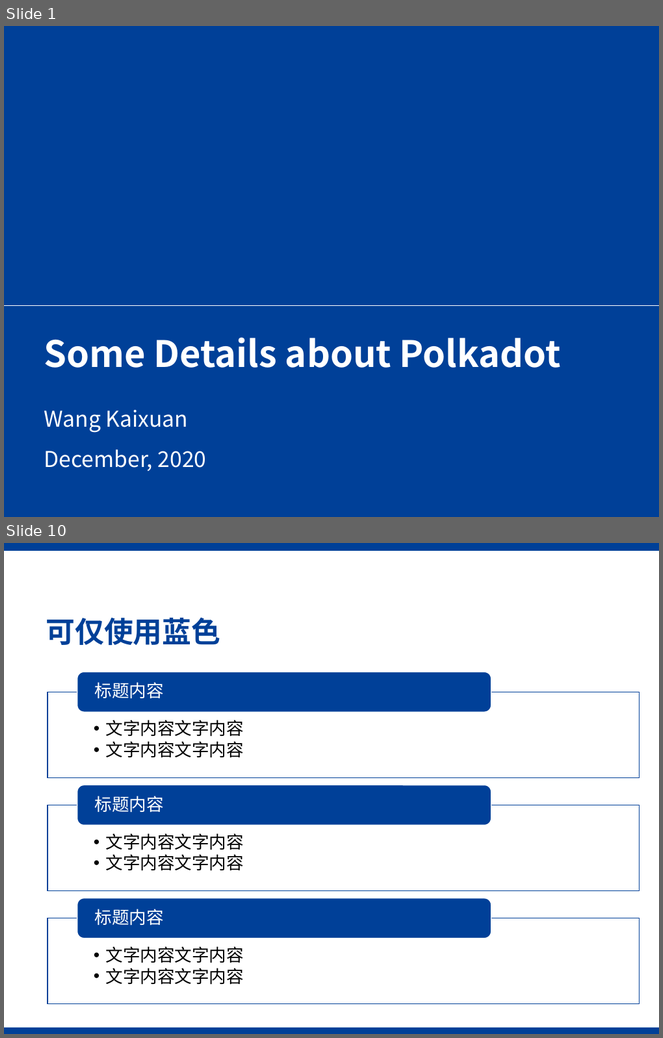
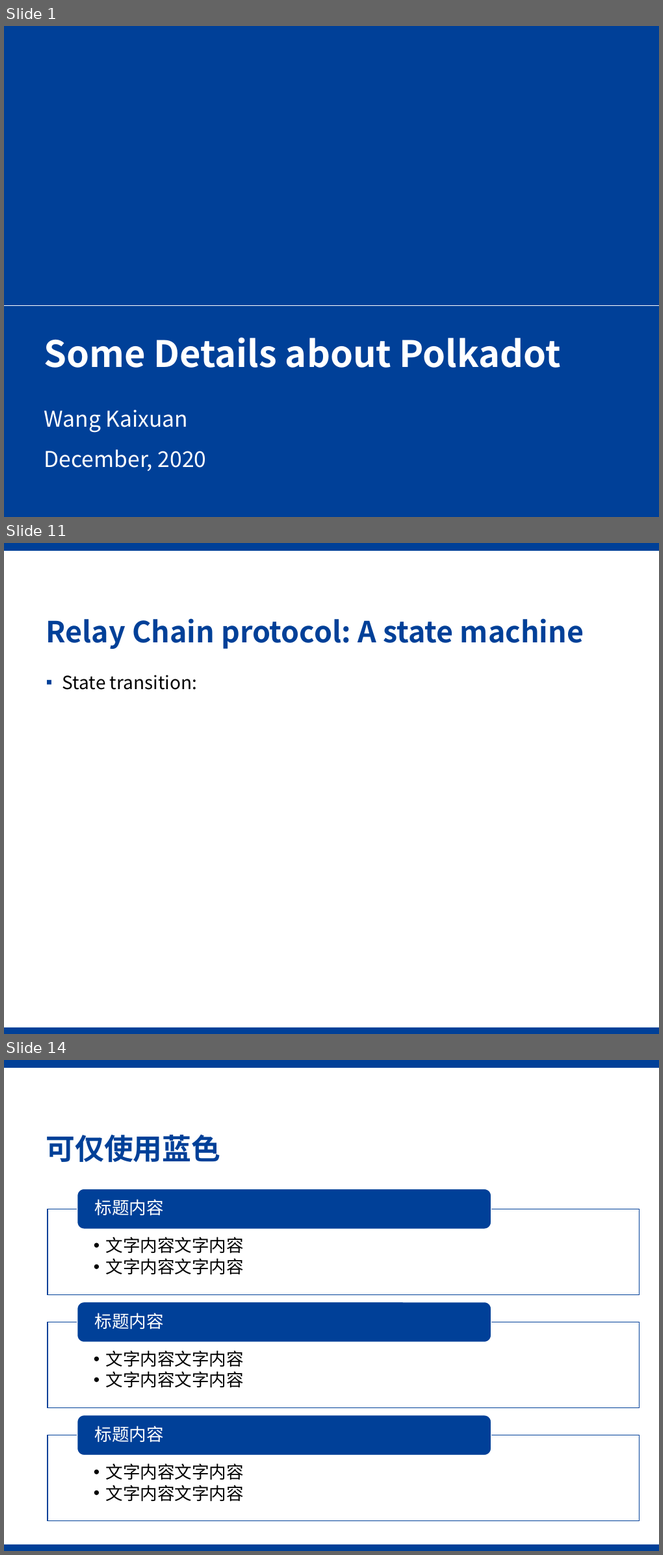
Before and after one commit to Voidkai/Polkadot, a slide deck: Polkadot-PPT.pptx. Shown one above the other, each under a label of ours: slides 1 and 10 before the commit, slides 1, 11 and 14 after it; the slides between them are not shown. The pictures are 663x1038 and 663x1555 pixels, drawn with LibreOffice and Linux fonts; fonts in the diff are those of the drawing; background and template pictures are left out. Boxes give left, top, right and bottom in pixels: in the first picture for what was removed or moved away, otherwise in the second. Text is boxed around its words. In the diff, an @@ line names an element or a change of style, - is before the commit and + after.

```diff
--- a/Polkadot-PPT.pptx
+++ b/Polkadot-PPT.pptx
@@ slide 11 added at [4,543,659,1034], background #FFFFFF; not listed: 2 template elements that a slide beside it also shows @@
@@ title added at [46,618,584,649], 32 pt, text #004098, bold @@
+Relay Chain protocol: A state machine
@@ text added at [62,675,198,690], 20 pt, text #000000 @@
+▪ State transition:
@@ what was slide 10 is now slide 14 @@
```
Also in this commit, not shown: 9 slides changed, 3 other slides added, 3 other files.
